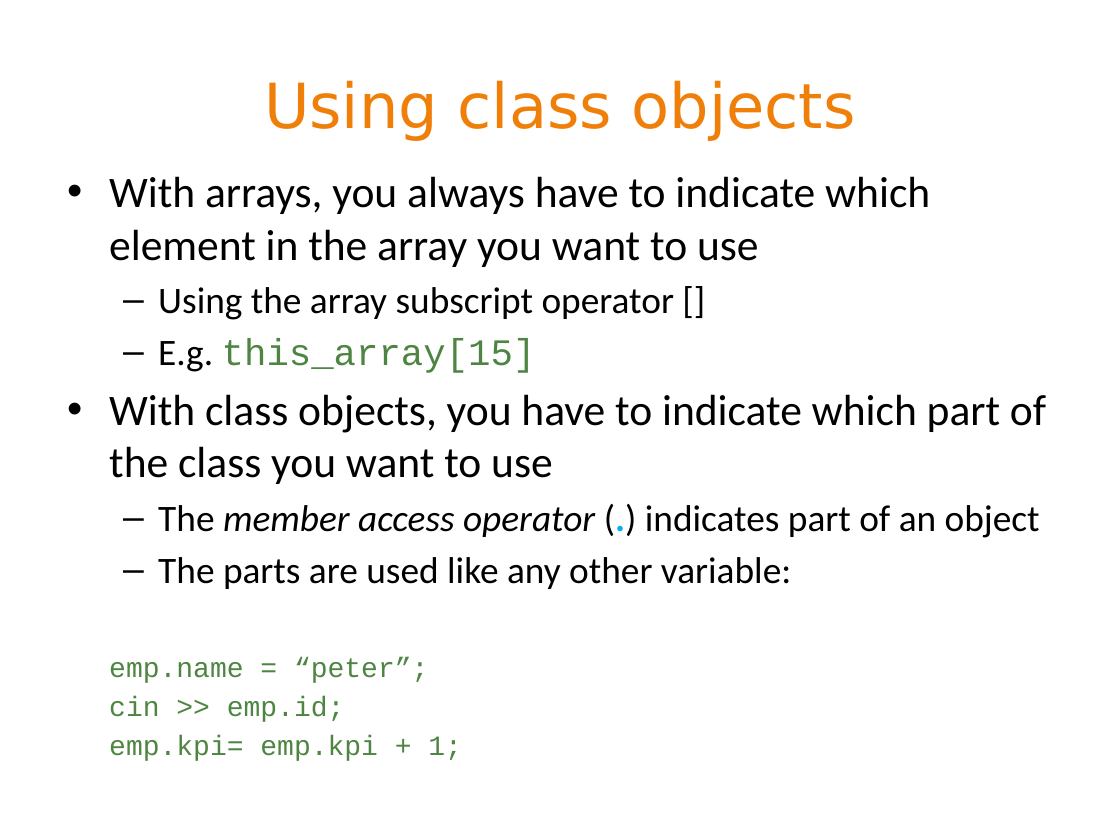
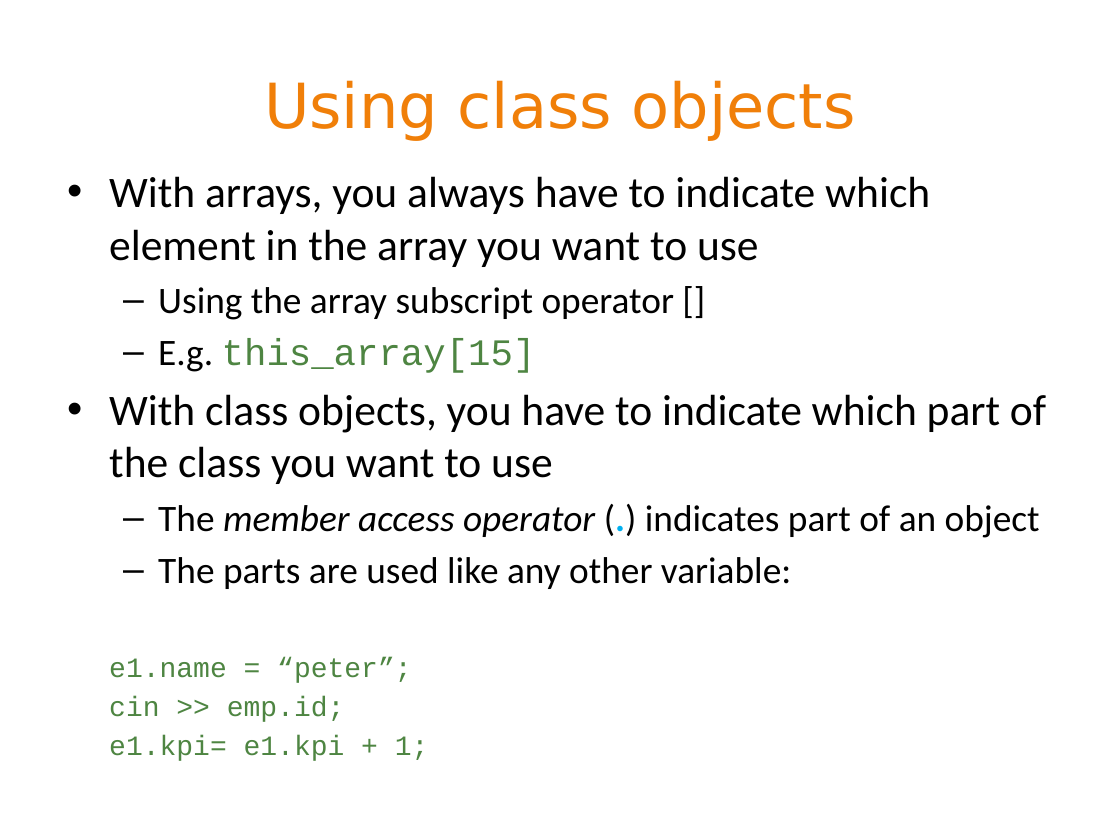
Before and after one commit to BeiyuLinCS/beiyulin.github.io, a slide deck: slide 10 of teach/spring_21/1370/slides/week11_2.pptx. Drawn at 1120x840 pixels with LibreOffice and Linux fonts; fonts in the diff are those of the drawing. Boxes give left, top, right and bottom in pixels: in the first picture for what was removed or moved away, otherwise in the second. Text is boxed around its words. In the diff, an @@ line names an element or a change of style, - is before the commit and + after.

```diff
--- a/teach/spring_21/1370/slides/week11_2.pptx
+++ b/teach/spring_21/1370/slides/week11_2.pptx
@@ text at [109,657,411,683]: text changed @@
-emp.name = “peter”;
+e1.name = “peter”;
@@ text at [109,735,429,761]: text changed @@
-emp.kpi= emp.kpi + 1;
+e1.kpi= e1.kpi + 1;
```
Also in this commit, not shown: 2 other slides changed, 3 slides added, 1 slide removed, 23 other files.
